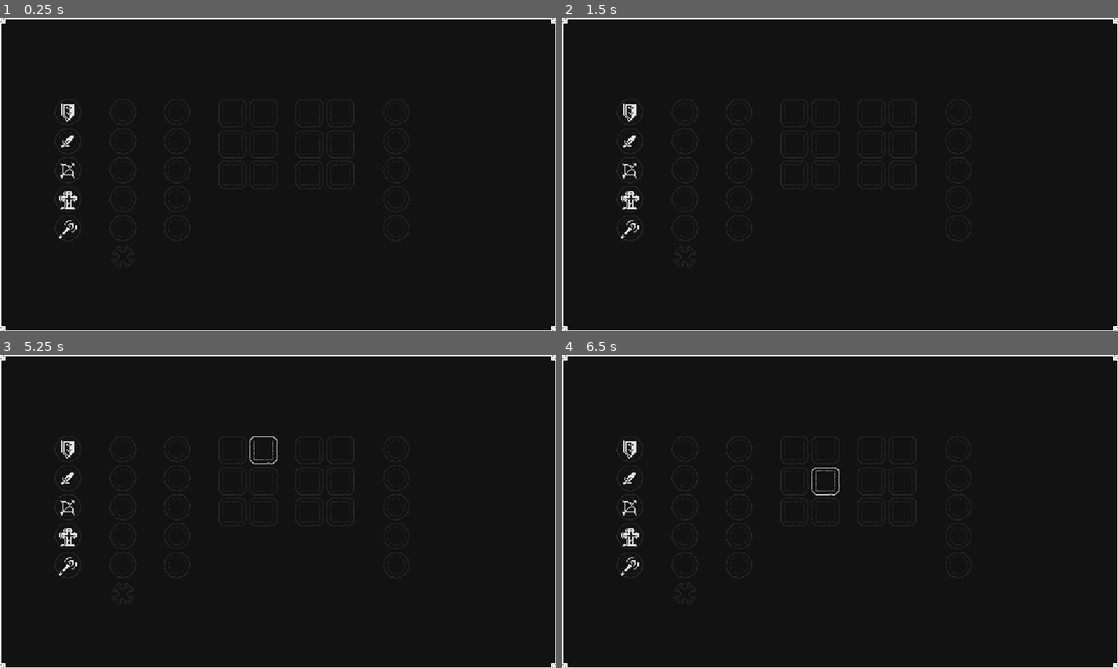
Above: before the commit, frames 1-4 (two rows, left to right).
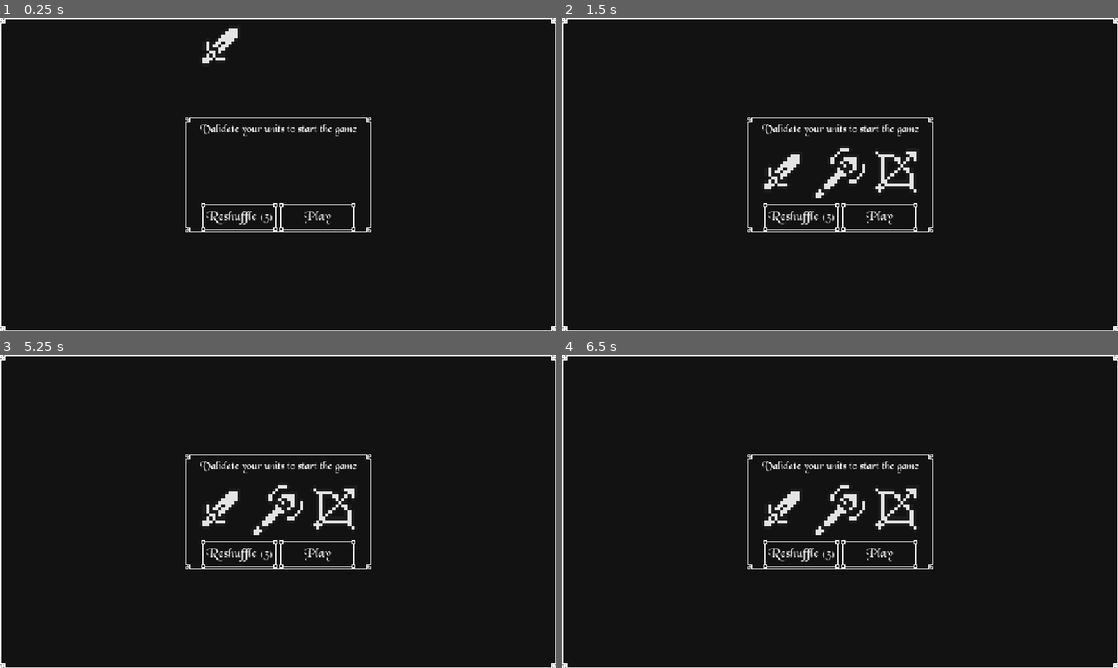
Above: after the commit, the same moments.

Repository: stfufane/Art-Of-War
Game: Godot game, scene res://screens/Board.tscn
The game is run twice, just before and just after one commit, with the same random seed, the same clock (stepped at 60 frames per second) and the same inputs. This scene is started directly instead of the project's main scene.
Inputs (mouse positions are in pixels of both pictures, inside the frame that each line leads up to):
- Up to frame 1 (0.25 s): no input
- Up to frame 2 (1.5 s): click (878, 218) at 0.5 s, where only the run after the commit has a clickable "Play"; click (878, 218) at 1.25 s, where only the run after the commit has a clickable "Play"
- Up to frame 3 (5.25 s): click (239, 555) at 2 s, where only the run after the commit has a clickable "Reshuffle (3)"; click (239, 555) at 2.75 s, where only the run after the commit has a clickable "Reshuffle (3)"; click (239, 555) at 3.5 s, where only the run after the commit has a clickable "Reshuffle (3)"; click (316, 555) at 4.25 s, where only the run after the commit has a clickable "Play"; tap Enter at 5 s; move the mouse to (261, 448) at 5.02 s; click (261, 448) at 5.1 s
- Up to frame 4 (6.5 s): tap Space at 5.75 s; move the mouse to (823, 480) at 5.77 s; click (823, 480) at 5.85 s

The runs differ from the first frame. In frame 1, 1.5% of the frame differs, in the area x 10-67%, y 3-71%; in frame 2, 2.1%; in frame 3, 2.2%, in the area x 10-67%, y 26-71%; in frame 4, 2.2%.
Error before the commit: Parse Error: Preload file "res://resources/graphics/plus_one.png" does not exist. (res://scripts/scenes/Kingdom.gd:3)
Error after the commit: Cannot call method 'set_timeout' on a null value. (res://scripts/autoloads/Network.gd:73)

Commit message:
Fix invalid script after previous cleaning

Diff:
--- a/scenes/characters/TiltableUnit.tscn
+++ b/scenes/characters/TiltableUnit.tscn
@@ -1,7 +1,7 @@
 [gd_scene load_steps=6 format=3 uid="uid://bv1xv58l2a42u"]
 
 [ext_resource type="Script" uid="uid://cxid7fc652e6w" path="res://scripts/scenes/units/TiltableUnit.gd" id="1_eqg6y"]
-[ext_resource type="Texture2D" uid="uid://ce1xsd23r16et" path="res://resources/sprites/Wizard.png" id="2_kxqh1"]
+[ext_resource type="Texture2D" uid="uid://0bshl2xtl2bu" path="res://resources/icons/Wizard.png" id="2_xcx58"]
 
 [sub_resource type="Animation" id="Animation_njoos"]
 length = 0.001
@@ -75,7 +75,7 @@
 [node name="Sprite" type="Sprite2D" parent="."]
 position = Vector2(18, 18)
 scale = Vector2(2, 2)
-texture = ExtResource("2_kxqh1")
+texture = ExtResource("2_xcx58")
 
 [node name="AnimationPlayer" type="AnimationPlayer" parent="Sprite"]
 libraries = {
--- a/scripts/scenes/Kingdom.gd
+++ b/scripts/scenes/Kingdom.gd
@@ -1,51 +1,22 @@
 class_name Kingdom extends Node2D
-
-const ONE = preload("res://resources/graphics/plus_one.png")
 
 @export var sprite_size: float = 16.0
 
 @onready var units: Dictionary[Unit.EUnitType, KingdomUnit] = {
-	Unit.EUnitType.Soldier: $Soldier as KingdomUnit,
-	Unit.EUnitType.Guard: $Guard as KingdomUnit,
-	Unit.EUnitType.Priest: $Priest as KingdomUnit,
-	Unit.EUnitType.Archer: $Archer as KingdomUnit,
-	Unit.EUnitType.Wizard: $Wizard as KingdomUnit
+    Unit.EUnitType.Soldier: $Soldier as KingdomUnit,
+    Unit.EUnitType.Guard: $Guard as KingdomUnit,
+    Unit.EUnitType.Priest: $Priest as KingdomUnit,
+    Unit.EUnitType.Archer: $Archer as KingdomUnit,
+    Unit.EUnitType.Wizard: $Wizard as KingdomUnit
 }
 
 @onready var test_button := $Test as Button
 
 
 func _ready() -> void:
-	Events.update_kingdom.connect(_on_kingdom_updated)
-	if get_parent().name == "root":
-		test_button.show()
-		test_button.pressed.connect(_test)
+    Events.update_kingdom.connect(_on_kingdom_updated)
 
 
 func _on_kingdom_updated(units_status: Dictionary[Unit.EUnitType, KingdomUnit.EStatus]) -> void:
-	for unit in units_status.keys() as Array[Unit.EUnitType]:
-		units[unit].status = units_status[unit]
-
-
-#region Test methods
-## TESTING: Move a 1 sprite to a random unit of the kingdom
-func _test() -> void:
-	var new_texture := TextureRect.new()
-	new_texture.expand_mode = TextureRect.EXPAND_FIT_WIDTH
-	new_texture.size = Vector2(sprite_size, sprite_size)
-	new_texture.position = test_button.position
-	new_texture.texture = ONE
-	add_child(new_texture)
-	var target_unit: Unit.EUnitType = units.keys().pick_random()
-	var tween := create_tween()
-	tween.tween_property(new_texture, "position", units[target_unit].position, 0.5).set_trans(Tween.TRANS_CUBIC).set_ease(Tween.EASE_IN_OUT)
-	tween.tween_callback(func() -> void:
-		new_texture.queue_free()
-		flash(target_unit)
-	)
-
-
-func flash(unit: Unit.EUnitType) -> void:
-	units[unit].flash()
-
-#endregion
+    for unit in units_status.keys() as Array[Unit.EUnitType]:
+        units[unit].status = units_status[unit]
